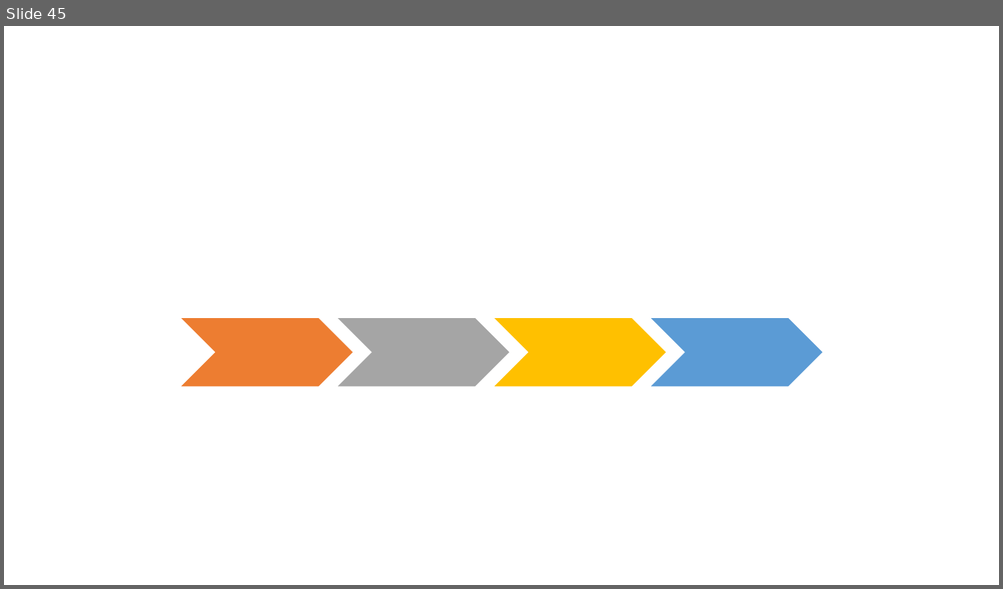
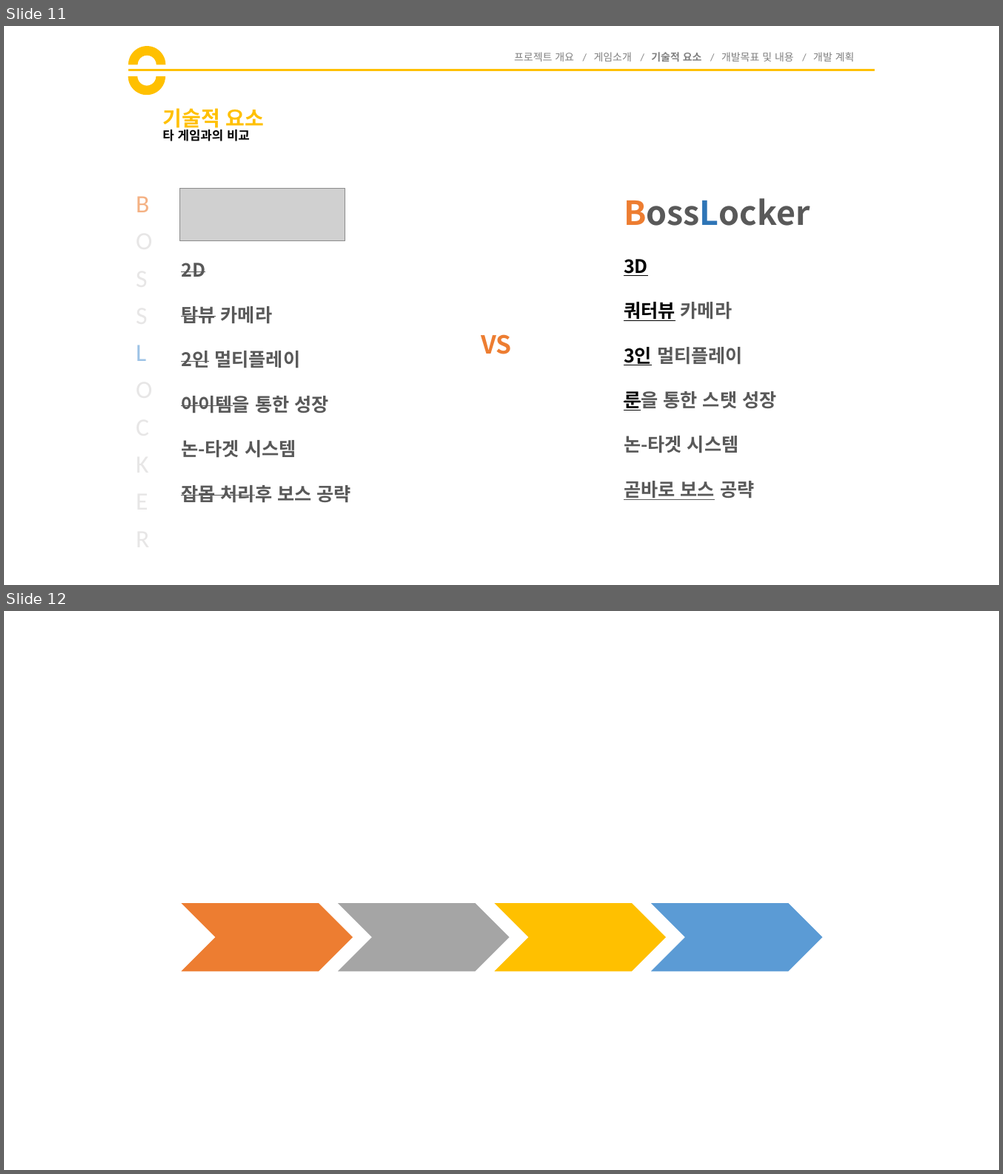
Before and after one commit to goddun/Report, a slide deck: 제안서.pptx. Shown one above the other, each under a label of ours: slide 45 before the commit, slides 11 and 12 after it. The pictures are 1003x589 and 1003x1174 pixels, drawn with LibreOffice and Linux fonts; fonts in the diff are those of the drawing; grey boxes stand for pictures. Boxes give left, top, right and bottom in pixels: in the first picture for what was removed or moved away, otherwise in the second. Text is boxed around its words. In the diff, an @@ line names an element or a change of style, - is before the commit and + after.

```diff
--- a/제안서.pptx
+++ b/제안서.pptx
@@ slide 11 added at bbox=[4, 26, 999, 585], background #FFFFFF @@
@@ arch (boxed as its full ring) added at bbox=[128, 46, 166, 84], fill #FFC000 @@
@@ arch (boxed as its full ring) added at bbox=[128, 58, 165, 96], fill #FFC000 @@
@@ line added from (128, 70) to (875, 70), #FFC000 2.25 pt @@
@@ text added at bbox=[514, 52, 854, 62], 10 pt, text #808080 @@
+프로젝트 개요 / 게임소개 / 기술적 요소 / 개발목표 및 내용 / 개발 계획
@@ title added at bbox=[163, 108, 264, 132], 20 pt, text #FFC000, bold @@
+기술적 요소
@@ text added at bbox=[162, 127, 250, 141], 12 pt, text #000000, bold @@
+타 게임과의 비교
@@ text added at bbox=[136, 196, 149, 361], 24 pt, text #E7E6E6 @@
+B
+O
+S
+S
+L
+O
+C
+K
+E
+R
@@ picture added at bbox=[180, 189, 346, 241] @@
@@ text added at bbox=[623, 198, 810, 500], 18 pt, text #595959, bold @@
+BossLocker
+3D
+쿼터뷰 카메라
+3인 멀티플레이
+룬을 통한 스탯 성장
+논-타겟 시스템
+곧바로 보스 공략
@@ text added at bbox=[181, 263, 351, 503], 18 pt, text #595959, bold @@
+2D
+탑뷰 카메라
+2인 멀티플레이
+아이템을 통한 성장
+논-타겟 시스템
+잡몹 처리후 보스 공략
@@ text added at bbox=[481, 335, 511, 355], 24 pt, text #ED7D31, bold @@
+VS
@@ what was slide 45 is now slide 12 @@
```
Also in this commit, not shown: 4 slides changed, 2 other slides added, 36 slides removed.
